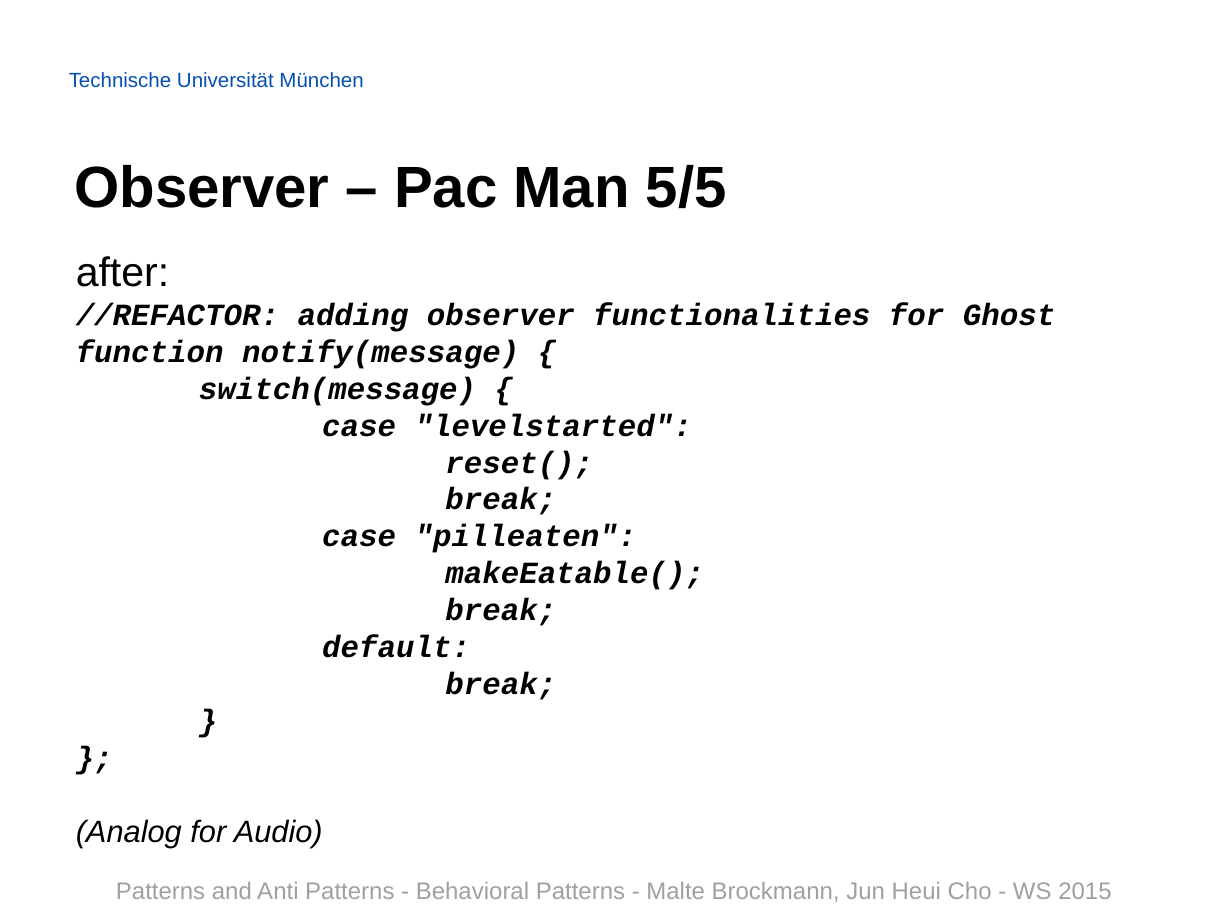
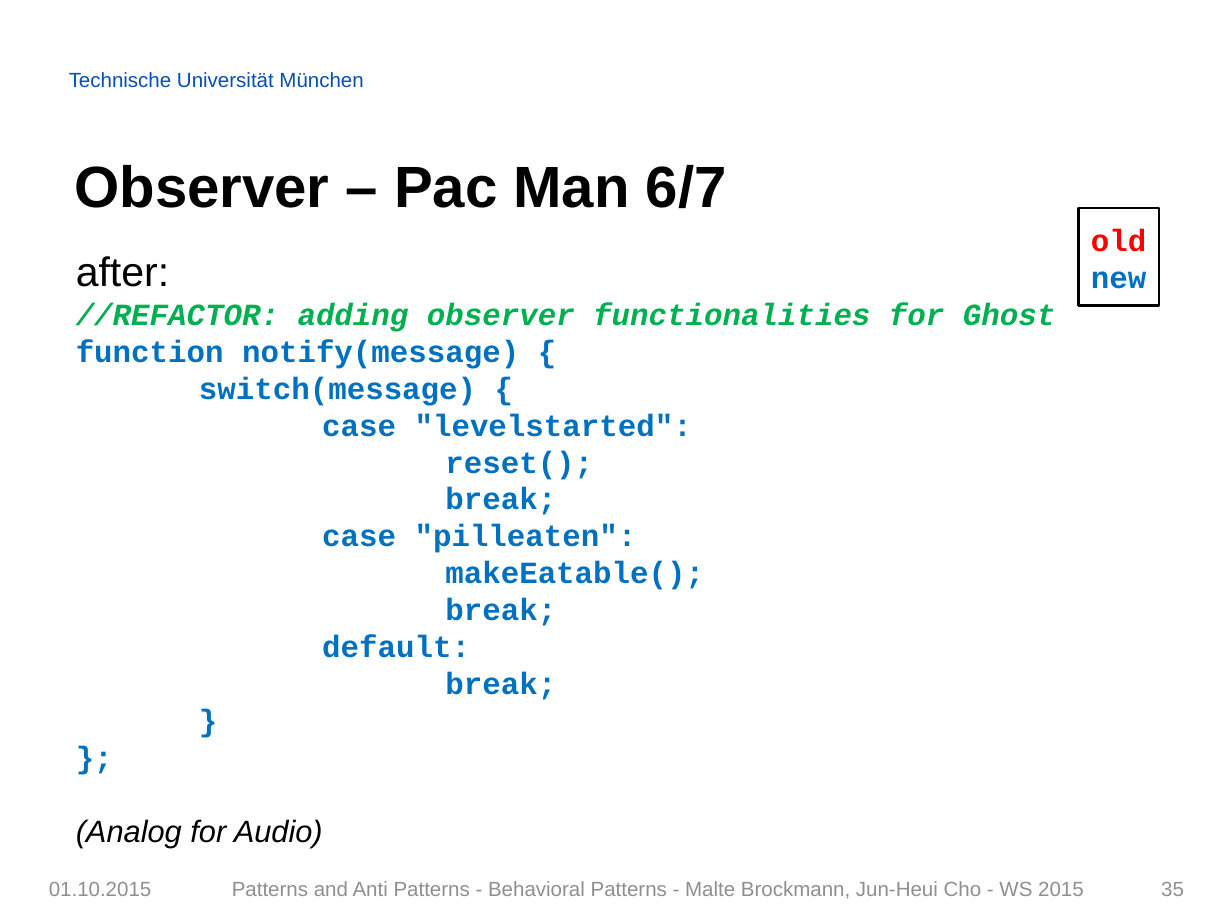
Before and after one commit to Painted6/Behavioral-design-patterns, a slide deck: slide 35 of Behavioral Patterns - JS Patterns and Anti Patterns.pptx (slide 34 before the commit). Drawn at 1232x924 pixels with LibreOffice and Linux fonts; fonts in the diff are those of the drawing; background and template pictures are left out. Boxes give left, top, right and bottom in pixels: in the first picture for what was removed or moved away, otherwise in the second. Text is boxed around its words. In the diff, an @@ line names an element or a change of style, - is before the commit and + after.

Commit message:
added proper footer, color coded the codes, added graph for observer pattern, added summary slide

```diff
--- a/Behavioral Patterns - JS Patterns and Anti Patterns.pptx
+++ b/Behavioral Patterns - JS Patterns and Anti Patterns.pptx
@@ title at box(75, 165, 727, 208): text changed @@
-Observer – Pac Man 5/5
+Observer – Pac Man 6/7
@@ rectangle added at box(1079, 208, 1159, 306), outline #000000 1.5 pt, 18 pt, text #FF0000, bold @@
+old
+new
@@ text at box(76, 303, 1055, 700): text colour #000000 to #00B050 in "//REFACTOR: adding observer functionalities for Ghost"; text colour #000000 to #0070C0, italic off in "function notify(message) {", "switch(message) {", "case "levelstarted":", "reset();" and 8 more places @@
@@ text added at box(49, 882, 152, 896), 12 pt, text #909090 @@
+01.10.2015
@@ text removed at box(116, 882, 1111, 902) @@
-Patterns and Anti Patterns - Behavioral Patterns - Malte Brockmann, Jun Heui Cho - WS 2015
@@ text added at box(232, 881, 1084, 899), 12 pt, text #909090 @@
+Patterns and Anti Patterns - Behavioral Patterns - Malte Brockmann, Jun-Heui Cho - WS 2015
@@ page number added at box(1161, 882, 1184, 896), 12 pt, text #909090 @@
+35
```
Also in this commit, not shown: 42 other slides changed, 3 slides added.
